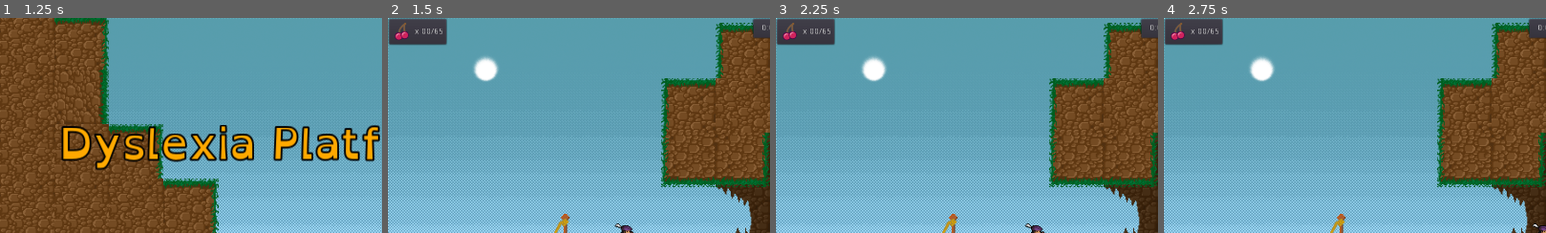
Above: before the commit, frames 1-4 (left to right).
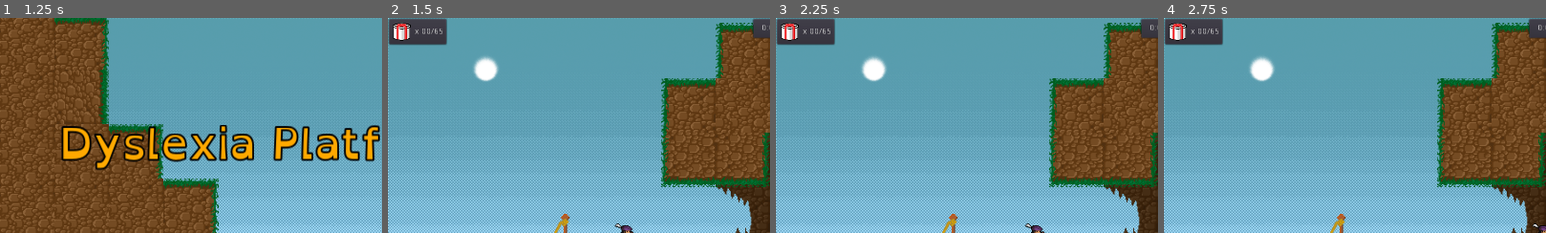
Above: after the commit, the same moments.

Repository: JCpac/LexiaQuest
Game: Godot game, scene res://levels/StartScreen/StartScreen.tscn
The game is run twice, just before and just after one commit, with the same random seed, the same clock (stepped at 60 frames per second) and the same inputs. Sound files missing from this copy of the repository are replaced by a short silence.
Inputs:
- Up to frame 1 (1.25 s): tap Enter (ui_accept) at 0.5 s; hold D (move_right) from 0.53 s (still down); tap W (jump) at 0.77 s
- Up to frame 2 (1.5 s): release D (move_right) at 1.25 s; click "Start Game" at 1.25 s
- Up to frame 3 (2.25 s): hold D (move_right) from 2.03 s (still down)
- Up to frame 4 (2.75 s): keep holding D (move_right); tap W (jump) at 2.27 s
The pictures show only the part of the screen within x 0-50%, y 0-50%; the shares and areas given below are measured in that part.

Frame 1 is identical in both runs. In frame 2, 0.3% of the frame differs, in the area x 1-6%, y 2-11%; in frame 3, 0.3%; in frame 4, 0.3%.

Commit message:
Changed cherry sprites for closed presents
Sprite change was made in:
- `Cherry` scene
- `Level_1`'s `TileSet` for collectibles
- `ScoreUI` scene
Also made `setupCherryCollectibles()` in Level_1`'s script expect new tile name `Present-Closed.png 0`, instead of `cherries.png 0`

Diff:
--- a/UI/level-score/ScoreUI.tscn
+++ b/UI/level-score/ScoreUI.tscn
@@ -1,6 +1,6 @@
 [gd_scene load_steps=3 format=2]
 
-[ext_resource path="res://assets/Sprites/cherries.png" type="Texture" id=1]
+[ext_resource path="res://assets/Sprites/presents/Present-Closed.png" type="Texture" id=1]
 [ext_resource path="res://UI/level-score/ScoreUI.gd" type="Script" id=2]
 
 [node name="ScoreUI" type="PanelContainer"]
--- a/collectibles/Cherry/Cherry.tscn
+++ b/collectibles/Cherry/Cherry.tscn
@@ -1,6 +1,6 @@
 [gd_scene load_steps=5 format=2]
 
-[ext_resource path="res://assets/Sprites/cherries.png" type="Texture" id=1]
+[ext_resource path="res://assets/Sprites/presents/Present-Closed.png" type="Texture" id=1]
 [ext_resource path="res://collectibles/Cherry/Cherry.gd" type="Script" id=2]
 [ext_resource path="res://assets/Sound/44.1 General Library (Samples)/Biting_Crunchy_Single_Close_01.wav" type="AudioStream" id=3]
 
--- a/levels/Level_1/Level_1.gd
+++ b/levels/Level_1/Level_1.gd
@@ -97,7 +97,7 @@
 	for position in usedCells:
 		var id: int = tileMap.get_cell(position.x, position.y)
 		var name: String = tileSet.tile_get_name(id)
-		if name == "cherries.png 0":
+		if name == "Present-Closed.png 0":
 			# Create and place cherry entity on tilemap position
 			var node = cherryScene.instance()
 			node.position = Vector2( position.x * cellSizeX + (0.5*cellSizeX), position.y * cellSizeY + (0.5*cellSizeY))
--- a/levels/Level_1/Level_1.tscn
+++ b/levels/Level_1/Level_1.tscn
@@ -3,7 +3,6 @@
 [ext_resource path="res://assets/Sprites/groundStraight.png" type="Texture" id=1]
 [ext_resource path="res://UI/level-timer/TimerUI.tscn" type="PackedScene" id=2]
 [ext_resource path="res://assets/Sprites/wood-bridges/start/BridgeStart0000.png" type="Texture" id=3]
-[ext_resource path="res://assets/Sprites/cherries.png" type="Texture" id=4]
 [ext_resource path="res://assets/Sprites/grass_7.png" type="Texture" id=5]
 [ext_resource path="res://UI/level-score/ScoreUI.tscn" type="PackedScene" id=6]
 [ext_resource path="res://levels/Level_1/Signs/StartSign/StartSign.tscn" type="PackedScene" id=7]
@@ -12,6 +11,7 @@
 [ext_resource path="res://assets/Sprites/rocks_small.png" type="Texture" id=10]
 [ext_resource path="res://assets/Sprites/rope/Rope0000.png" type="Texture" id=11]
 [ext_resource path="res://assets/Sprites/rocks_large.png" type="Texture" id=12]
+[ext_resource path="res://assets/Sprites/presents/Present-Closed.png" type="Texture" id=13]
 [ext_resource path="res://player/Player.tscn" type="PackedScene" id=15]
 [ext_resource path="res://assets/Sound/8bit 8pack/Level 2.wav" type="AudioStream" id=16]
 [ext_resource path="res://assets/Sprites/rocks_group.png" type="Texture" id=22]
@@ -80,8 +80,8 @@
 points = PoolVector2Array( 32, 32, 0, 32, 0, 0, 32, 0 )
 
 [sub_resource type="TileSet" id=19]
-0/name = "cherries.png 0"
-0/texture = ExtResource( 4 )
+0/name = "Present-Closed.png 0"
+0/texture = ExtResource( 13 )
 0/tex_offset = Vector2( 0, 0 )
 0/modulate = Color( 1, 1, 1, 1 )
 0/region = Rect2( 0, 0, 32, 32 )
